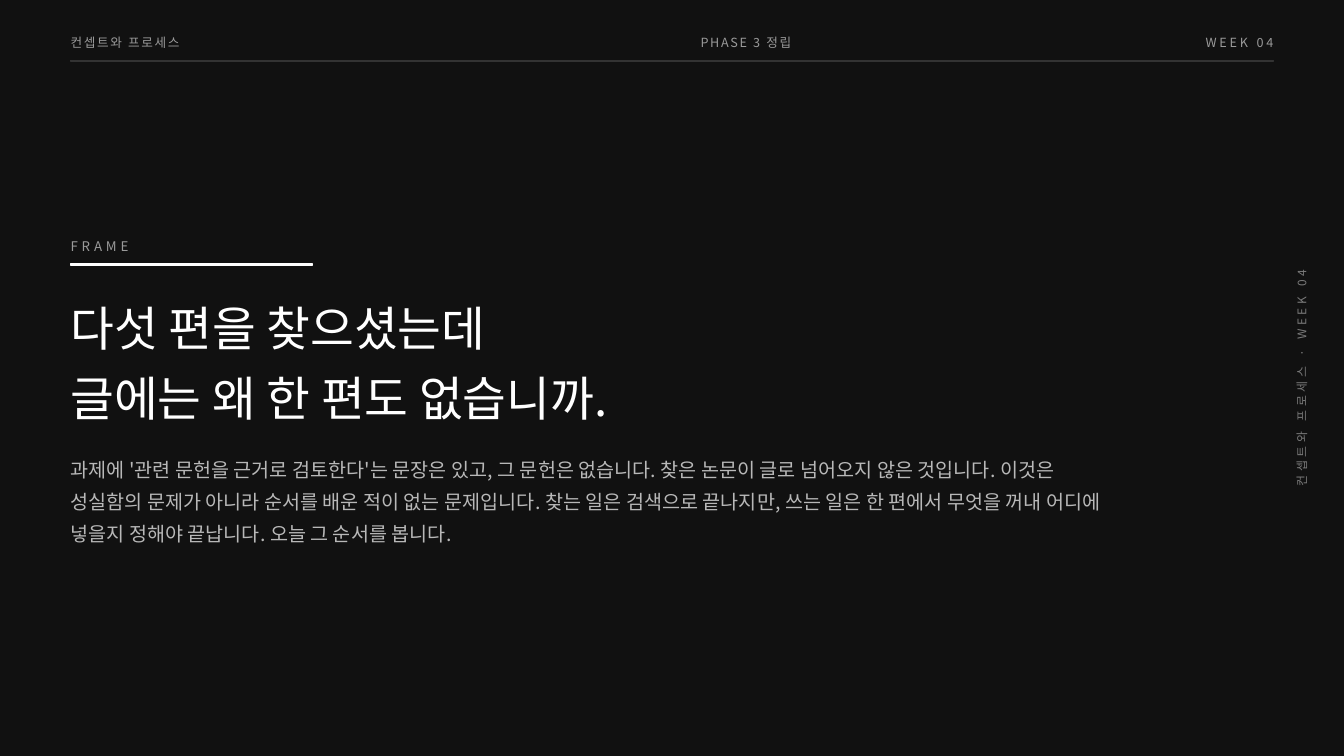
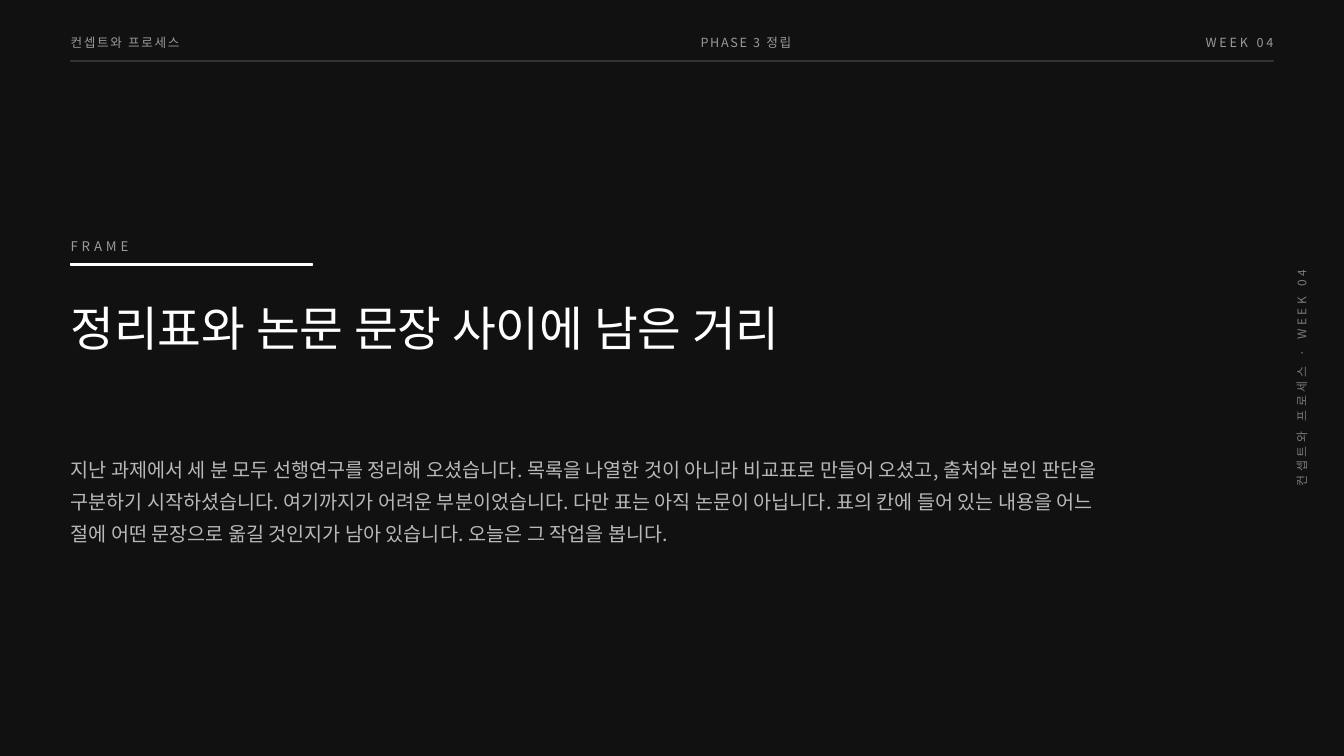
Before and after one commit to design-eng/MIN.D, a slide deck: slide 2 of dist/weeks-대학원/컨셉트와프로세스_04주차_선행연구쓰는법.pptx. Drawn at 1344x756 pixels with LibreOffice and Linux fonts; fonts in the diff are those of the drawing. Boxes give left, top, right and bottom in pixels: in the first picture for what was removed or moved away, otherwise in the second. Text is boxed around its words. In the diff, an @@ line names an element or a change of style, - is before the commit and + after.

```diff
--- a/dist/weeks-대학원/컨셉트와프로세스_04주차_선행연구쓰는법.pptx
+++ b/dist/weeks-대학원/컨셉트와프로세스_04주차_선행연구쓰는법.pptx
@@ text at bbox=[71, 306, 780, 350]: text changed @@
-다섯 편을 찾으셨는데
-글에는 왜 한 편도 없습니까.
+정리표와 논문 문장 사이에 남은 거리
@@ text at bbox=[71, 460, 1096, 543]: text changed @@
-과제에 '관련 문헌을 근거로 검토한다'는 문장은 있고, 그 문헌은 없습니다. 찾은 논문이 글로 넘어오지 않은 것입니다. 이것은 성실함의 문제가 아니라 순서를 배운 적이 없는 문제입니다. 찾는 일은 검색으로 끝나지만, 쓰는 일은 한 편에서 무엇을 꺼내 어디에 넣을지 정해야 끝납니다. 오늘 그 순서를 봅니다.
+지난 과제에서 세 분 모두 선행연구를 정리해 오셨습니다. 목록을 나열한 것이 아니라 비교표로 만들어 오셨고, 출처와 본인 판단을 구분하기 시작하셨습니다. 여기까지가 어려운 부분이었습니다. 다만 표는 아직 논문이 아닙니다. 표의 칸에 들어 있는 내용을 어느 절에 어떤 문장으로 옮길 것인지가 남아 있습니다. 오늘은 그 작업을 봅니다.
```
Also in this commit, not shown: 17 other slides changed, 1 slide added, 5 other files.
